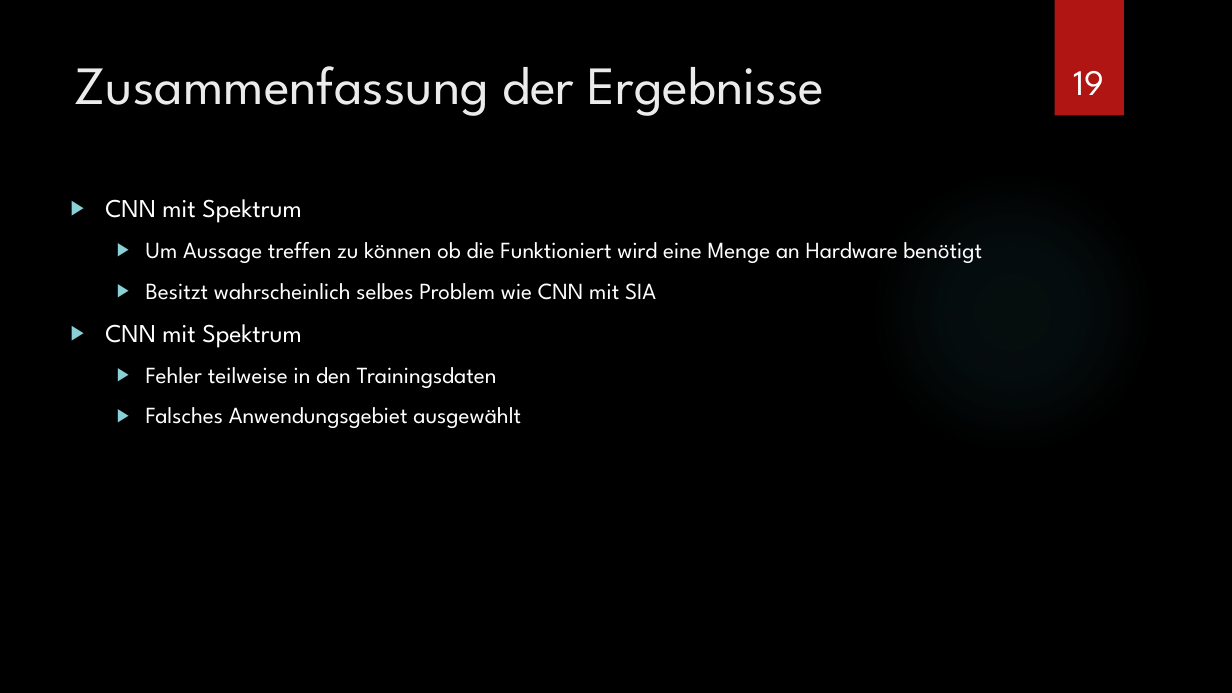
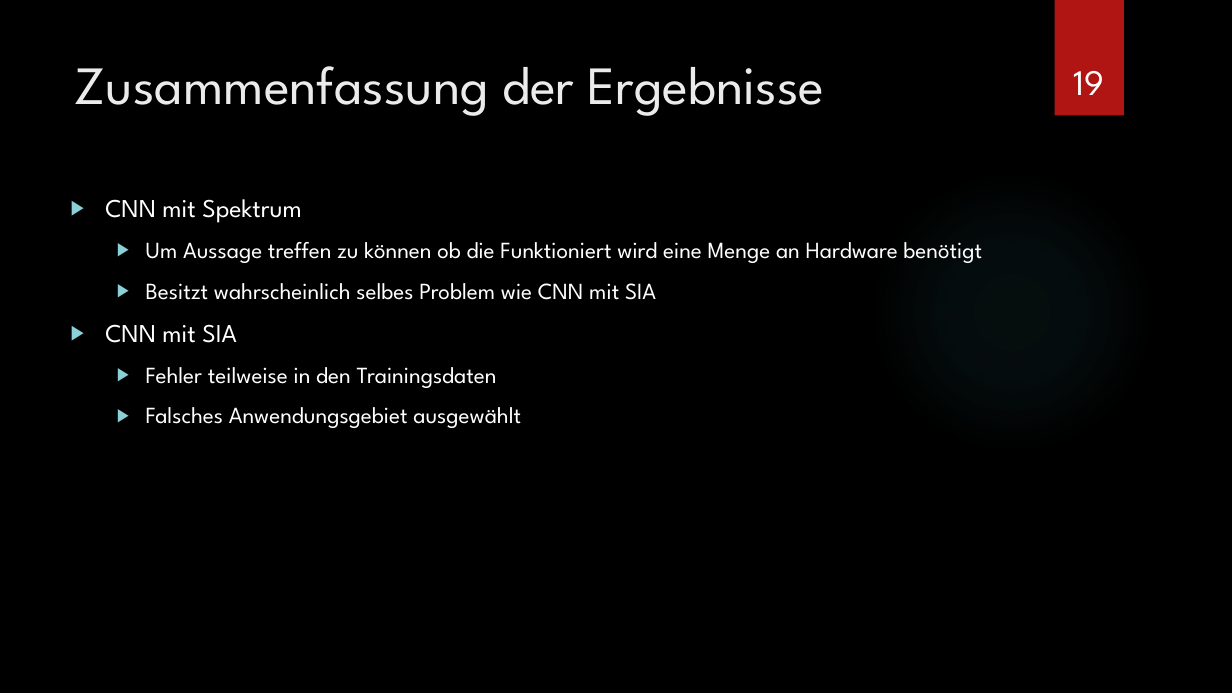
Before and after one commit to Hozeeben/Masterarbeit, a slide deck: slide 19 of Unterlagen/Masterseminar.pptx. Drawn at 1232x693 pixels with LibreOffice and Linux fonts; fonts in the diff are those of the drawing; background and template pictures are left out. Boxes give left, top, right and bottom in pixels: in the first picture for what was removed or moved away, otherwise in the second. Text is boxed around its words. In the diff, an @@ line names an element or a change of style, - is before the commit and + after.

```diff
--- a/Unterlagen/Masterseminar.pptx
+++ b/Unterlagen/Masterseminar.pptx
@@ text at box(105, 324, 237, 343): text changed @@
-▶ CNN mit Spektrum
+▶ CNN mit SIA
```
Also in this commit, not shown: 1 other slide changed.
